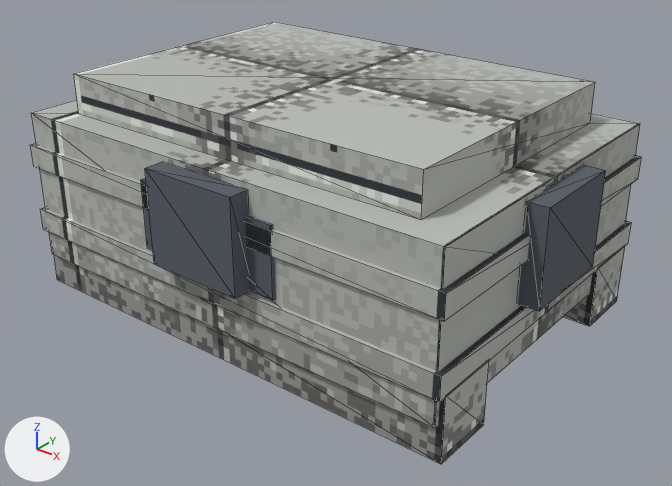
The glTF model assets/models/batch043/physics/phys_ballast.glb: old version first, new version second.
Rendered twice from a 50 mm lens placed at (1.178, -1.455, 1.026), pointed at (0.04, -0.033, 0.144). The lights are fixed; the arrows at lower left show +X, +Y and +Z. The first picture is the older version. Mesh edges are drawn as thin lines. Vertices at exactly the same position are counted once.

Objects in the first picture: 'attach_pad_0', 'attach_pad_3', 'lightened_panel_0', 'phys_ballast'.
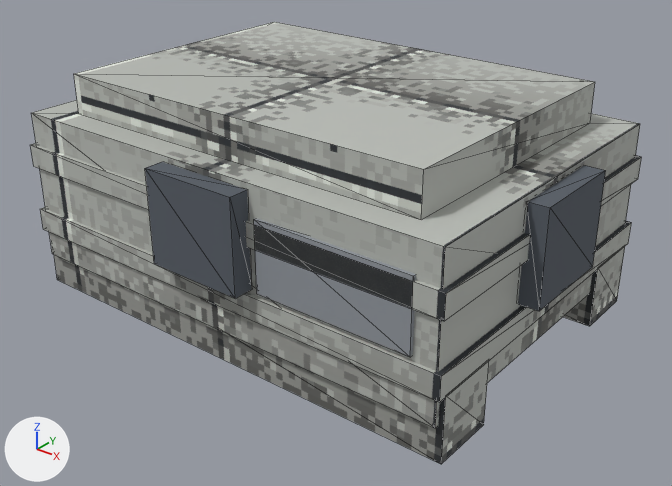
Changed parts and their boxes (x1, y1, x2, y2) in the pictures (672 x 486 px):
```json
{"object": "lightened_panel_0", "change": "recoloured, moved", "before": [141, 178, 276, 300], "after": [254, 218, 416, 357], "on screen": "dark grey to grey"}
```

Scene script edits in JSON lines:
```json
{"op": "add", "block": "mat_phys_ballast_lightened", "code": ["mat_phys_ballast_lightened = principled_material('phys_ballast_lightened')", "mat_phys_ballast_lightened.base_color = (0.29, 0.314, 0.345)  # grey #93989f", "mat_phys_ballast_lightened.roughness = 0.95"]}
{"block": "me_lightened_panel_0", "where": "# used by ob_lightened_panel_0; location = (0.0, 0.0, 0.0)"}
{"op": "remove", "block": "me_lightened_panel_0", "code": "me_lightened_panel_0.from_pydata(...)  # 8 vertices, 12 faces; spans x -0.17..0.17, y -0.377..-0.347, z 0.199..0.348"}
{"op": "remove", "block": "me_lightened_panel_0", "code": "me_lightened_panel_0.materials.append(mat_phys_ballast_grip)  # dark grey #585f67"}
{"op": "add", "block": "me_lightened_panel_0", "code": "me_lightened_panel_0.from_pydata(...)  # 8 vertices, 12 faces; spans x 0.13..0.47, y -0.377..-0.347, z 0.199..0.348"}
{"block": "me_lightened_panel_0", "change": "me_lightened_panel_0 part 1: the whole mesh is moved by (0.3, 0.0, 0.0)"}
{"op": "add", "block": "me_lightened_panel_0", "code": "me_lightened_panel_0.materials.append(mat_phys_ballast_lightened)  # grey #93989f"}
```
